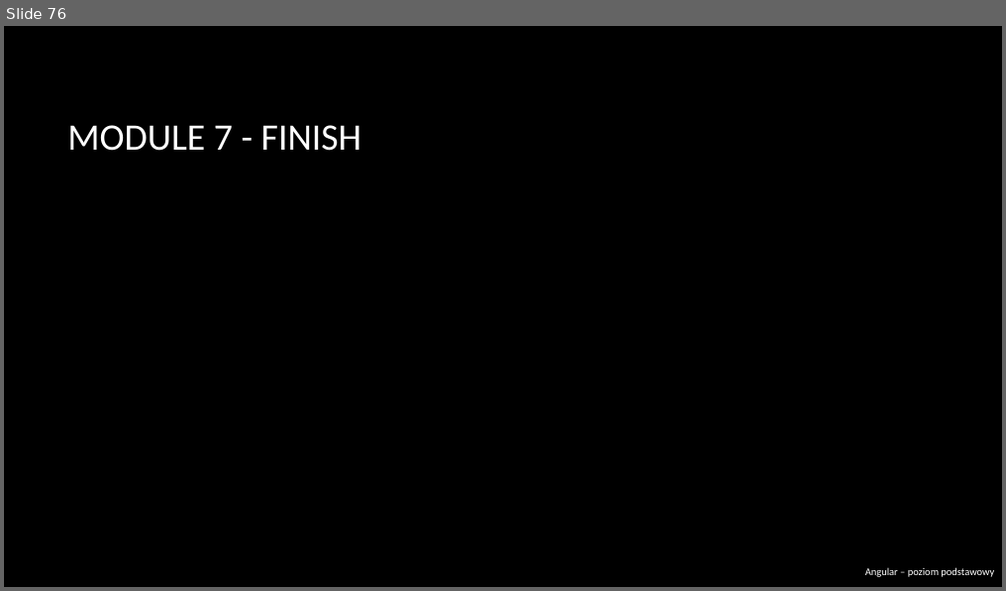
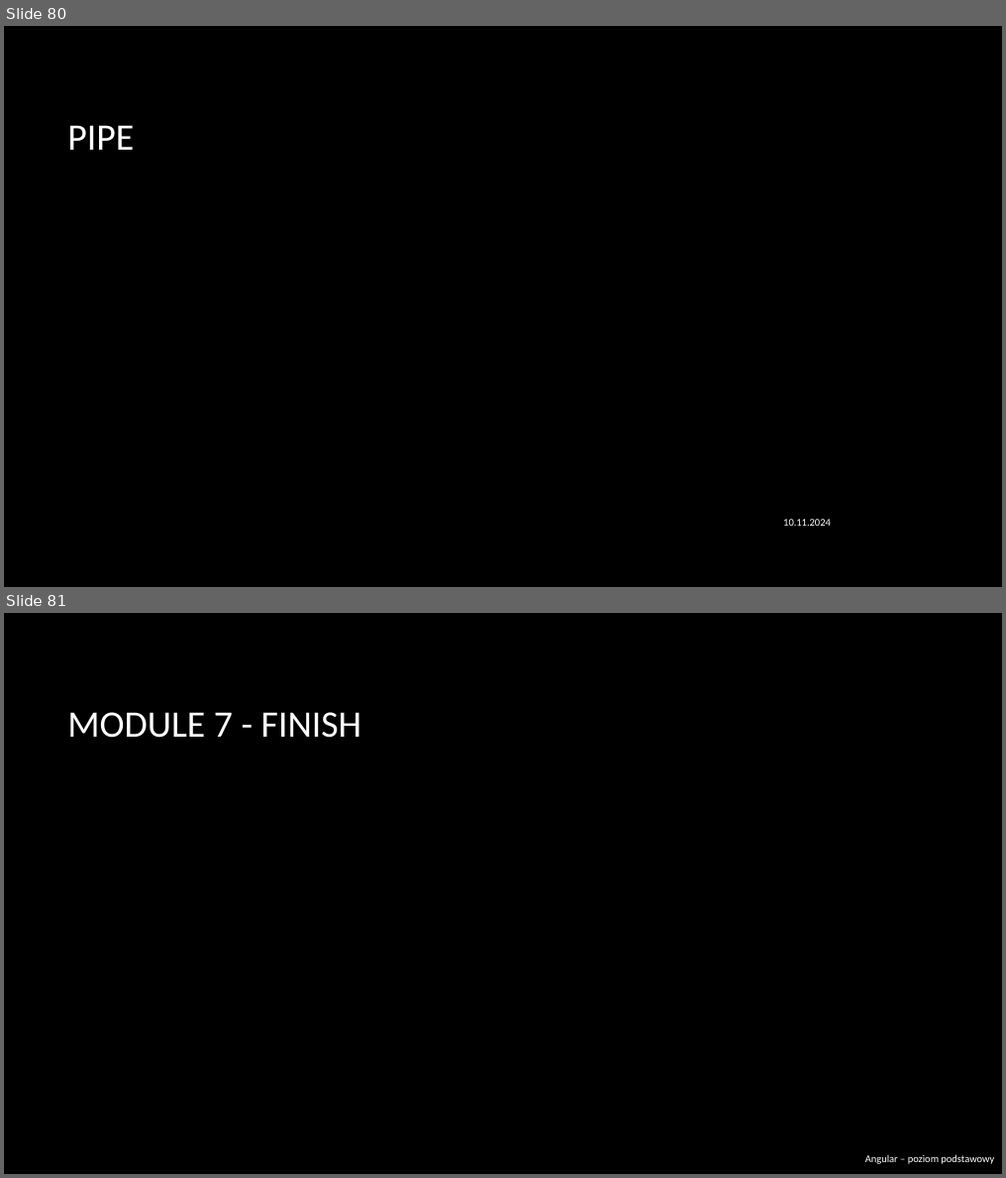
Before and after one commit to RafalSzczuka/angular-course-pfr, a slide deck: prezentacja/Angular beginner.pptx. Shown one above the other, each under a label of ours: slide 76 before the commit, slides 80 and 81 after it. The pictures are 1006x591 and 1006x1178 pixels, drawn with LibreOffice and Linux fonts; fonts in the diff are those of the drawing; background and template pictures are left out. Boxes give left, top, right and bottom in pixels: in the first picture for what was removed or moved away, otherwise in the second. Text is boxed around its words. In the diff, an @@ line names an element or a change of style, - is before the commit and + after.

```diff
--- a/prezentacja/Angular beginner.pptx
+++ b/prezentacja/Angular beginner.pptx
@@ slide 80 added at bbox=[4, 26, 1002, 587], background picture (left out) @@
@@ title added at bbox=[67, 125, 134, 150], 36 pt, text #FFFFFF @@
+PIPE
@@ text added at bbox=[783, 519, 831, 526], 10 pt, text #FFFFFF @@
+10.11.2024
@@ what was slide 76 is now slide 81 @@
```
Also in this commit, not shown: 6 slides changed, 4 other slides added.
